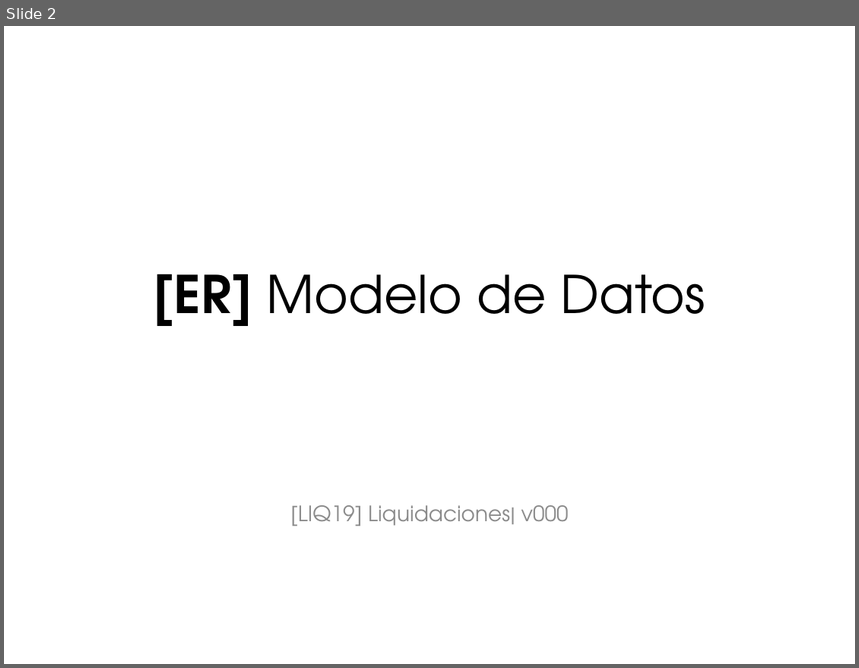
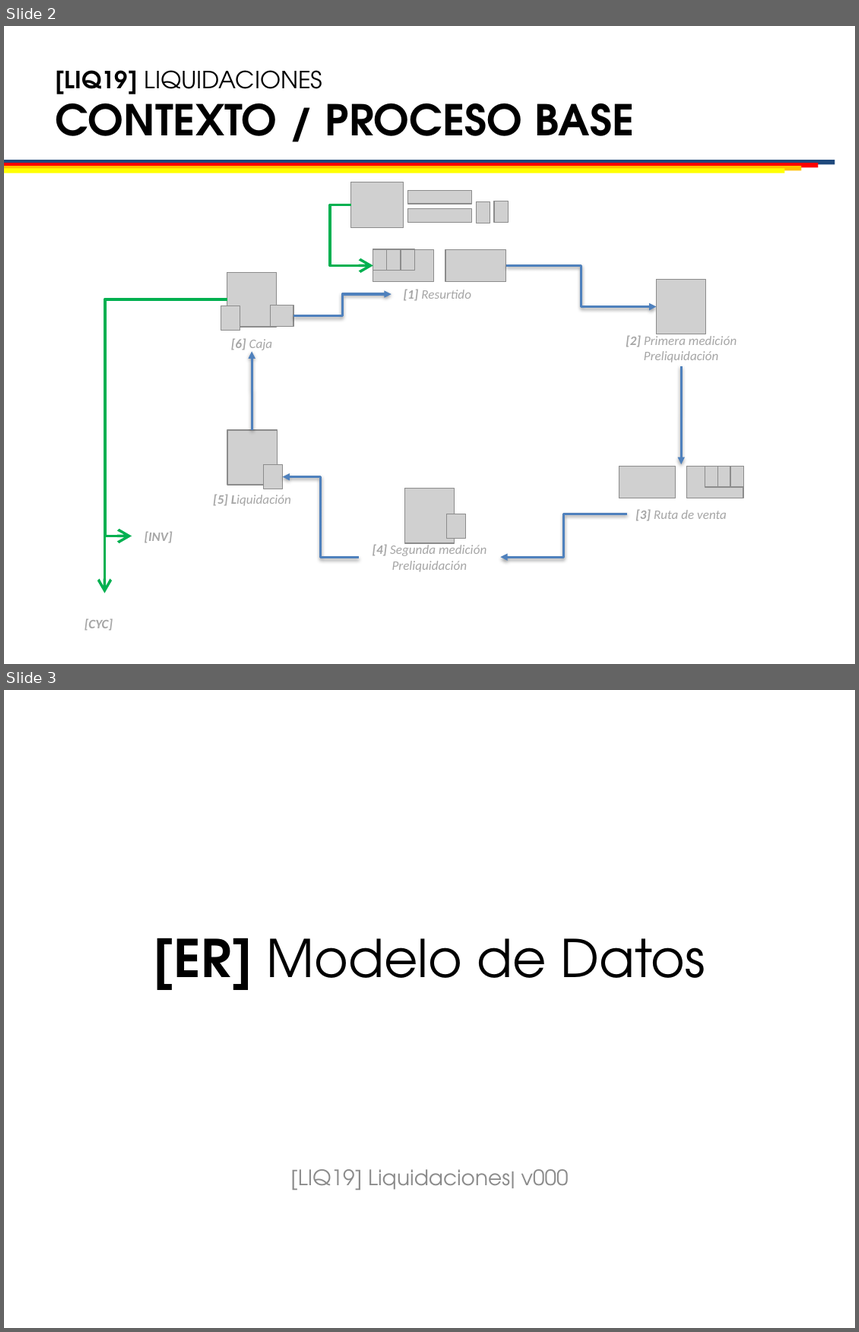
Before and after one commit to chubuntuarc/LIQ_Front, a slide deck: LIQ19_Workbook_v001_20190111.pptx. Shown one above the other, each under a label of ours: slide 2 before the commit, slides 2 and 3 after it. The pictures are 859x668 and 859x1332 pixels, drawn with LibreOffice and Linux fonts; fonts in the diff are those of the drawing; grey boxes stand for pictures; background and template pictures are left out. Boxes give left, top, right and bottom in pixels: in the first picture for what was removed or moved away, otherwise in the second. Text is boxed around its words. In the diff, an @@ line names an element or a change of style, - is before the commit and + after.

Commit message:
Archivo base

```diff
--- a/LIQ19_Workbook_v001_20190111.pptx
+++ b/LIQ19_Workbook_v001_20190111.pptx
@@ slide 2 added at (x1=4, y1=26, x2=855, y2=664), background #FFFFFF; not listed: 2 template elements that a slide beside it also shows @@
@@ title added at (x1=55, y1=70, x2=634, y2=136), 20 pt, text #000000, bold @@
+[LIQ19] LIQUIDACIONES
+CONTEXTO / PROCESO BASE
@@ group added at (x1=4, y1=160, x2=835, y2=173): 4 rectangles @@
@@ elbow arrow added from (351, 205) to (373, 266), #00B050 2.25 pt @@
@@ group added at (x1=351, y1=182, x2=508, y2=227): 5 pictures @@
@@ group added at (x1=373, y1=250, x2=506, y2=282): 5 pictures @@
@@ elbow arrow added from (506, 266) to (657, 307), #4F81BD 2 pt @@
@@ elbow arrow added from (294, 316) to (392, 294), #4F81BD 2 pt @@
@@ text added at (x1=404, y1=289, x2=471, y2=301), 11 pt, text #A6A6A6, italic @@
+[1] Resurtido
@@ picture added at (x1=657, y1=280, x2=706, y2=334) @@
@@ elbow arrow added from (227, 300) to (104, 594), #00B050 2.25 pt @@
@@ elbow arrow added from (227, 300) to (132, 537), #00B050 2.25 pt @@
@@ group added at (x1=221, y1=273, x2=294, y2=351): 3 pictures, 1 text @@
+[6] Caja
@@ text added at (x1=626, y1=335, x2=737, y2=363), 11 pt, text #A6A6A6, italic @@
+[2] Primera medición Preliquidación
@@ elbow arrow added from (253, 430) to (252, 352), #4F81BD 2 pt @@
@@ elbow arrow added from (682, 366) to (682, 465), #4F81BD 2 pt @@
@@ picture added at (x1=227, y1=430, x2=276, y2=485) @@
@@ picture added at (x1=264, y1=465, x2=282, y2=489) @@
@@ elbow arrow added from (359, 557) to (282, 477), #4F81BD 2 pt @@
@@ text added at (x1=213, y1=494, x2=291, y2=506), 11 pt, text #A6A6A6, italic @@
+[5] Liquidación
@@ picture added at (x1=405, y1=489, x2=454, y2=544) @@
@@ picture added at (x1=446, y1=515, x2=465, y2=538) @@
@@ elbow arrow added from (627, 515) to (500, 557), #4F81BD 2 pt @@
@@ group added at (x1=619, y1=466, x2=743, y2=522): 5 pictures, 1 text @@
+[3] Ruta de venta
@@ text added at (x1=145, y1=531, x2=173, y2=544), 11 pt, text #A6A6A6, bold, italic @@
+[INV]
@@ text added at (x1=373, y1=544, x2=487, y2=572), 11 pt, text #A6A6A6, italic @@
+[4] Segunda medición Preliquidación
@@ text added at (x1=85, y1=619, x2=113, y2=631), 11 pt, text #A6A6A6, bold, italic @@
+[CYC]
@@ what was slide 2 is now slide 3 @@
```
Also in this commit, not shown: 1 slide changed, 2 other slides added, 3 slides removed, 1 other file.
